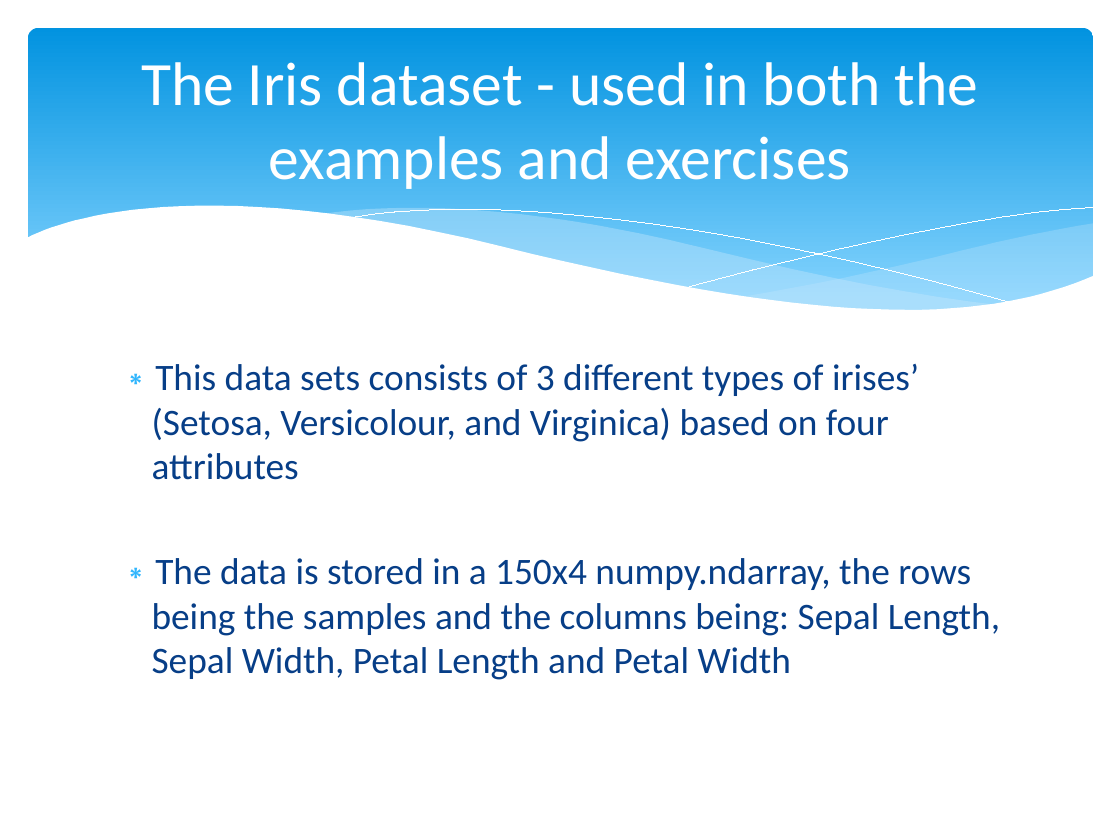
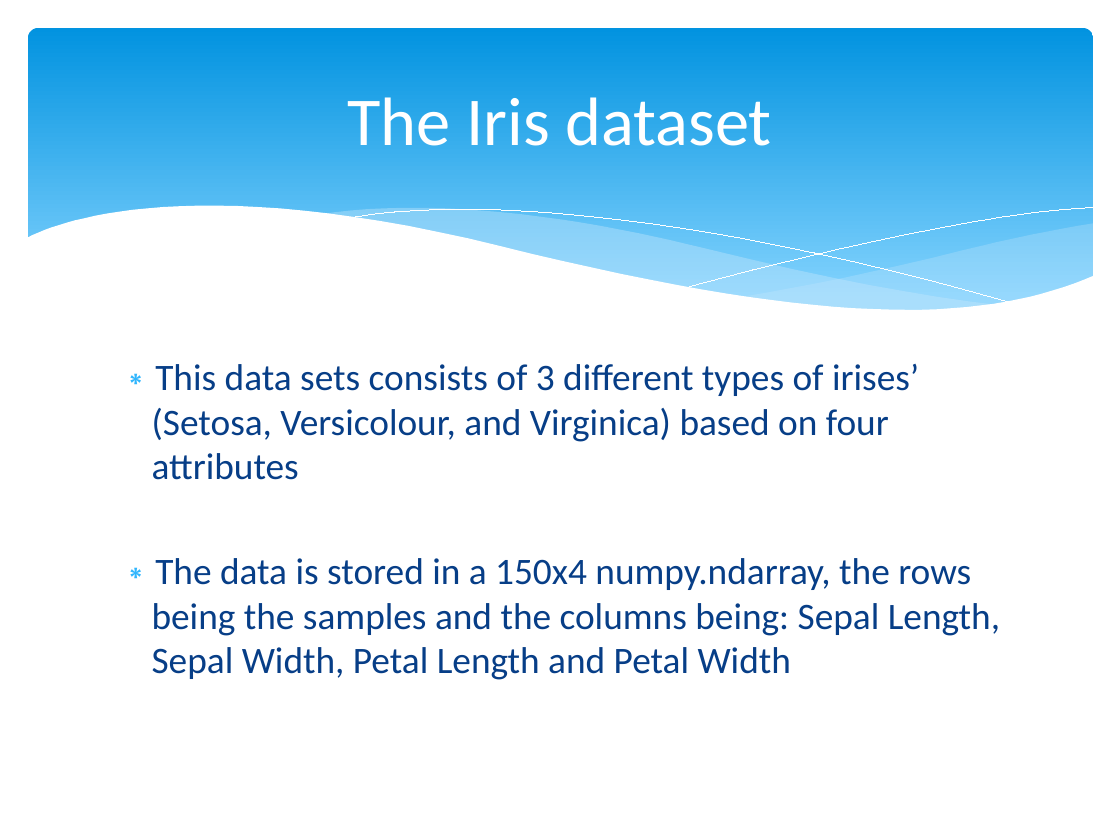
Before and after one commit to marcio-mourao/marcio-mourao.github.io, a slide deck: slide 25 of Machine_Learning.pptx (slide 23 before the commit). Drawn at 1120x840 pixels with LibreOffice and Linux fonts; fonts in the diff are those of the drawing. Boxes give left, top, right and bottom in pixels: in the first picture for what was removed or moved away, otherwise in the second. Text is boxed around its words. In the diff, an @@ line names an element or a change of style, - is before the commit and + after.

```diff
--- a/Machine_Learning.pptx
+++ b/Machine_Learning.pptx
@@ title at [348, 97, 771, 146]: text changed; size 39.6 to 44 pt @@
-The Iris dataset - used in both the examples and exercises
+The Iris dataset
```
Also in this commit, not shown: 16 other slides changed, 4 slides added, 4 other files.
